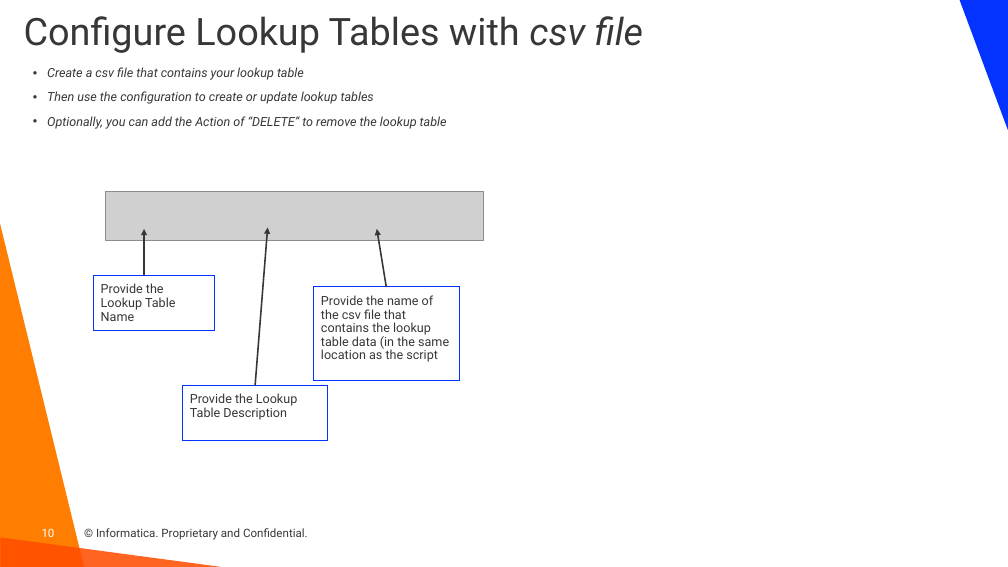
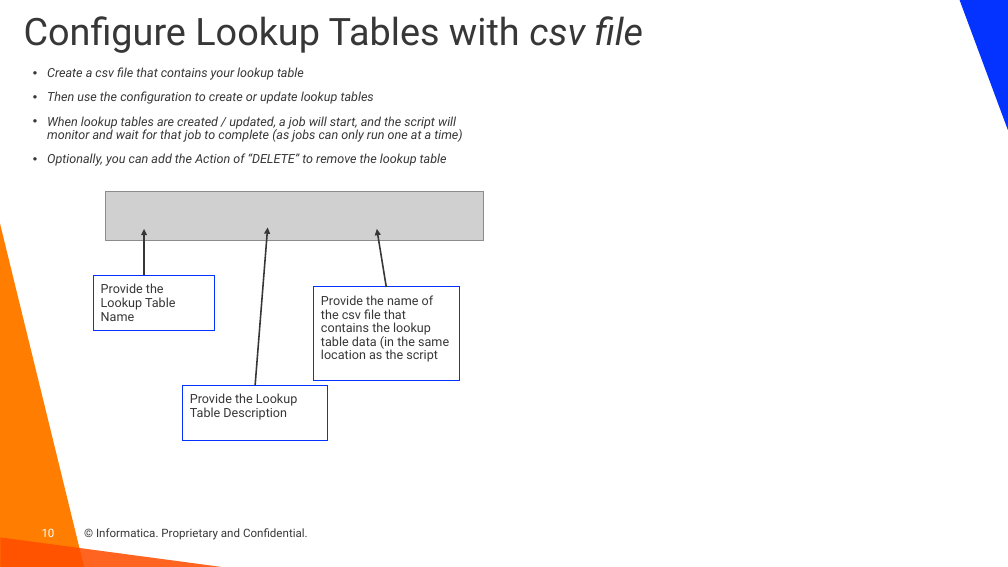
Before and after one commit to haystraw/Informatica_Simple_Classification_Creator, a slide deck: slide 10 of Simple Classification Creator.pptx. Drawn at 1008x567 pixels with LibreOffice and Linux fonts; fonts in the diff are those of the drawing; grey boxes stand for pictures; background and template pictures are left out. Boxes give left, top, right and bottom in pixels: in the first picture for what was removed or moved away, otherwise in the second. Text is boxed around its words. In the diff, an @@ line names an element or a change of style, - is before the commit and + after.

Commit message:
Version 20250127 Adjusted Lookup tables. Now when Lookup tables are created, the script will monitor and wait for the job to complete. This is because the lookup table jobs can only be one at a time. Also added an option to skip any lookup tables that are specified that already exist. (otherwise, it will update it)

```diff
--- a/Simple Classification Creator.pptx
+++ b/Simple Classification Creator.pptx
@@ text at [47, 116, 462, 142]: paragraph added @@
+• When lookup tables are created / updated, a job will start, and the script will monitor and wait for that job to complete (as jobs can only run one at a time)
```
Also in this commit, not shown: 1 other slide changed, 1 slide added, 1 other file.
